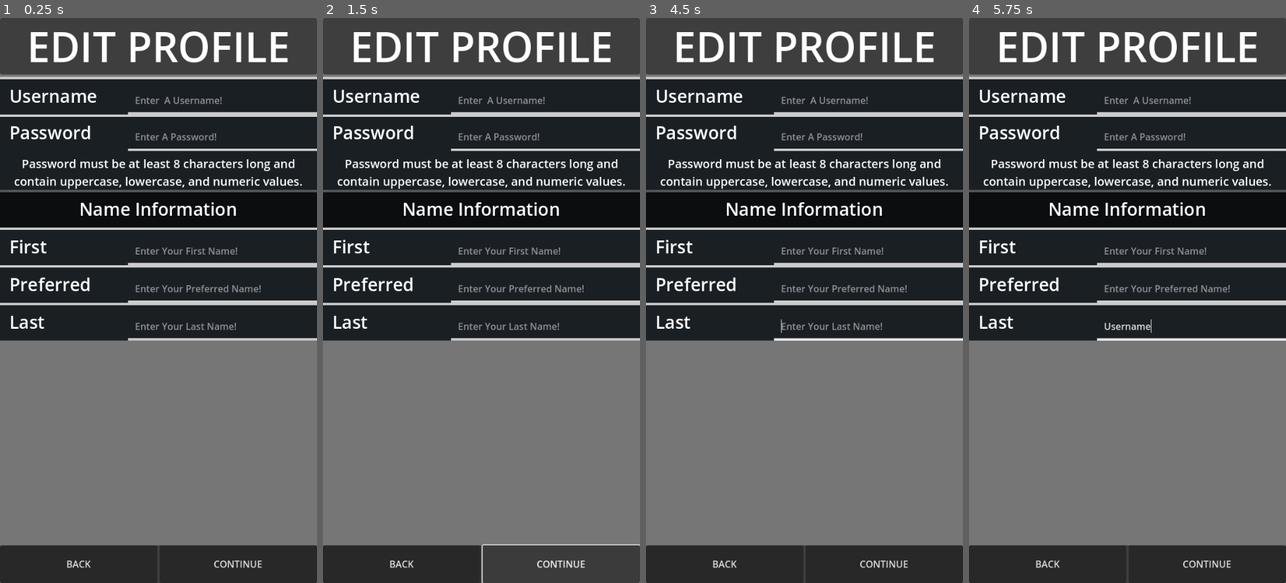
Above: before the commit, frames 1-4 (left to right).
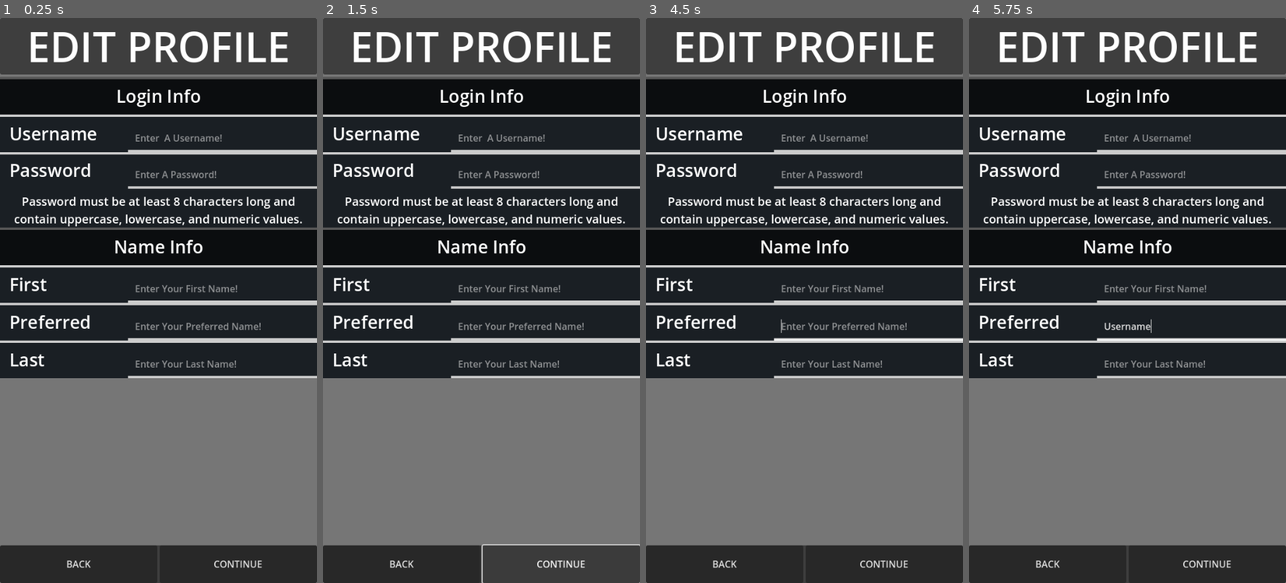
Above: after the commit, the same moments.

Repository: Wyatt5150/Dog-Tinder-Codestuff
Game: Godot game, scene res://Scenes/EditUserProfile.tscn
Same seed, same stepped clock (60 frames per second), same inputs: the game is played once before the commit and once after it.
Inputs (mouse positions are in pixels of both pictures, inside the frame that each line leads up to):
- Up to frame 1 (0.25 s): no input
- Up to frame 2 (1.5 s): click "CONTINUE" at 0.5 s; click "CONTINUE" at 1.25 s
- Up to frame 3 (4.5 s): click "CONTINUE" at 2 s; click "BACK" at 2.75 s; click "New User !" at 3.5 s; tap Enter at 4.25 s; drag from (804, 311) to (836, 176) at 4.27 s
- Up to frame 4 (5.75 s): type "Username" at 5 s

The runs differ from the first frame. In frame 1, 16% of the frame differs, in the area x 0-100%, y 10-64%; in frame 2, 16%; in frame 3, 16%; in frame 4, 16%.

Commit message:
Added field

Diff:
--- a/Datez4Dogz/Scenes/EditUserProfile.tscn
+++ b/Datez4Dogz/Scenes/EditUserProfile.tscn
@@ -83,6 +83,25 @@
 size_flags_vertical = 3
 theme_override_constants/separation = 0
 
+[node name="LoginSection" type="Panel" parent="VBoxContainer/Content/VBoxContainer"]
+self_modulate = Color(0.427493, 0.427493, 0.427493, 1)
+custom_minimum_size = Vector2(0, 64)
+layout_mode = 2
+mouse_filter = 1
+theme = ExtResource("3_fet4r")
+
+[node name="Label" type="Label" parent="VBoxContainer/Content/VBoxContainer/LoginSection"]
+layout_mode = 1
+anchors_preset = 15
+anchor_right = 1.0
+anchor_bottom = 1.0
+grow_horizontal = 2
+grow_vertical = 2
+mouse_filter = 1
+text = "Login Info"
+horizontal_alignment = 1
+vertical_alignment = 1
+
 [node name="Username" parent="VBoxContainer/Content/VBoxContainer" instance=ExtResource("2_5c1me")]
 custom_minimum_size = Vector2(0, 64)
 layout_mode = 2
@@ -121,7 +140,7 @@
 grow_horizontal = 2
 grow_vertical = 2
 mouse_filter = 1
-text = "Name Information"
+text = "Name Info"
 horizontal_alignment = 1
 vertical_alignment = 1
 
